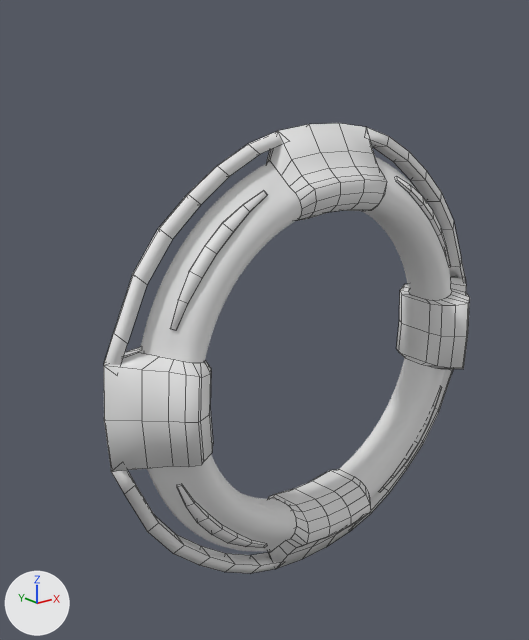
Before and after pictures for a commit that changed the FBX model Navigator-Davinci/Assets/Resources/Meshes/Portal-Wall.fbx.
One viewpoint serves both versions: a 50 mm lens placed at (-3.23, -3.37, 1.74), pointed at (-0.27, 0.34, 0.26). Arrows for +X, +Y and +Z are at lower left; the lights stay in place. Mesh edges are drawn as thin lines on the coarser meshes. Where no turn or scale is listed for an object, it has been applied to the vertices. Vertices at the same position are counted once.

Names of what the first picture shows: 'Frame', 'Lights', 'Portal'.
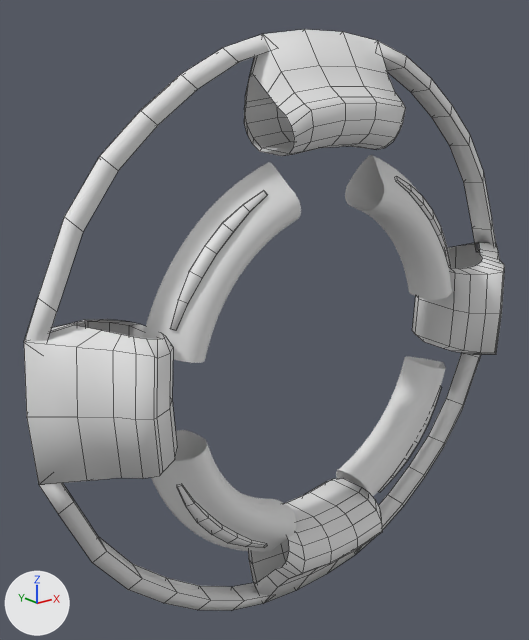
The newer file is also rescaled (x1.26), turned or shifted as a whole; pictures and numbers use the older file's frame.

Location of each change, [x1, y1, x2, y2] in pixels of the pictures (529 x 640 px; the box of a moved part takes in the faces that stretch with it):
'Frame', reshaped, turned, rescaled
    before: [104, 123, 470, 573]
    after: [24, 29, 505, 610]
part 1 of me_torus_005, moved or reshaped
    before: [111, 369, 453, 573]
    after: [39, 353, 481, 610]
part 2 of me_torus_005, moved or reshaped
    before: [104, 123, 470, 471]
    after: [24, 29, 505, 485]

The change in detail:
me_torus_005 has 468 vertices, 384 faces and spans x -1.46..1.46, y -1.41..1.41, z -0.34..0.23.
me_torus_005 is used by ob_frame; location (0.0, 0.0, 0.0); rotation (1.571, 0.0, 3.142), in degrees (90, 0, 180); scale (-1.1, -1.1, -1.1).
me_torus_005 part 1: the loose piece of 156 vertices spanning x -1.44..1.44, y 0.23..1.41, z -0.27..0.17 is multiplied about its middle by the matrix ((1.386, 0.0, 0.0), (0.0, 0.0, -1.386), (0.0, -1.386, 0.0)), then moved by (0.0, -0.75, -0.95).
me_torus_005 part 2: the loose piece of 312 vertices spanning x -1.46..1.46, y -1.41..0.32, z -0.34..0.23 is multiplied about its middle by the matrix ((1.386, 0.0, 0.0), (0.0, 0.0, -1.386), (0.0, -1.386, 0.0)), then moved by (0.0, 0.62, 0.94).
Object 'Frame' (ob_frame) turns from (90, 0, 180) to (0, 0, 0) degrees about x, y and z.
Object 'Frame' (ob_frame) is rescaled from (-1.1, -1.1, -1.1) to (1.0, 1.0, 1.0).
